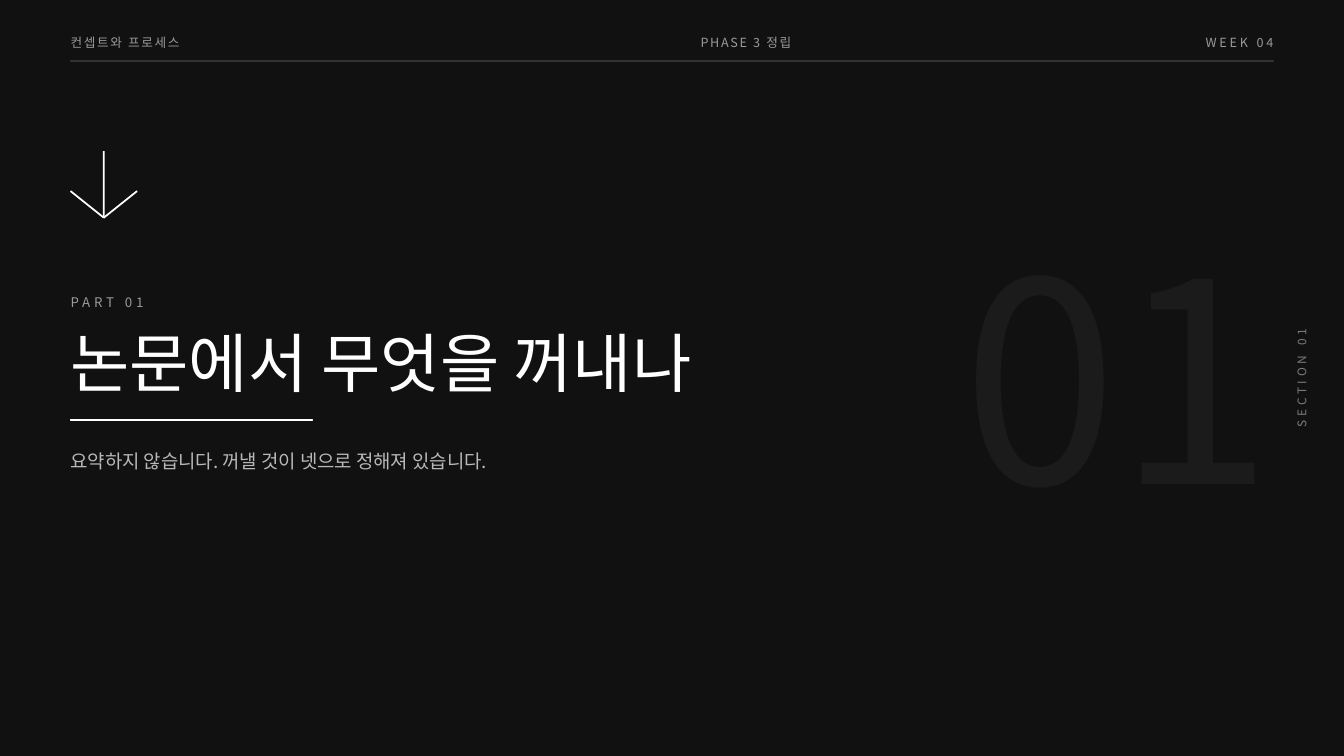
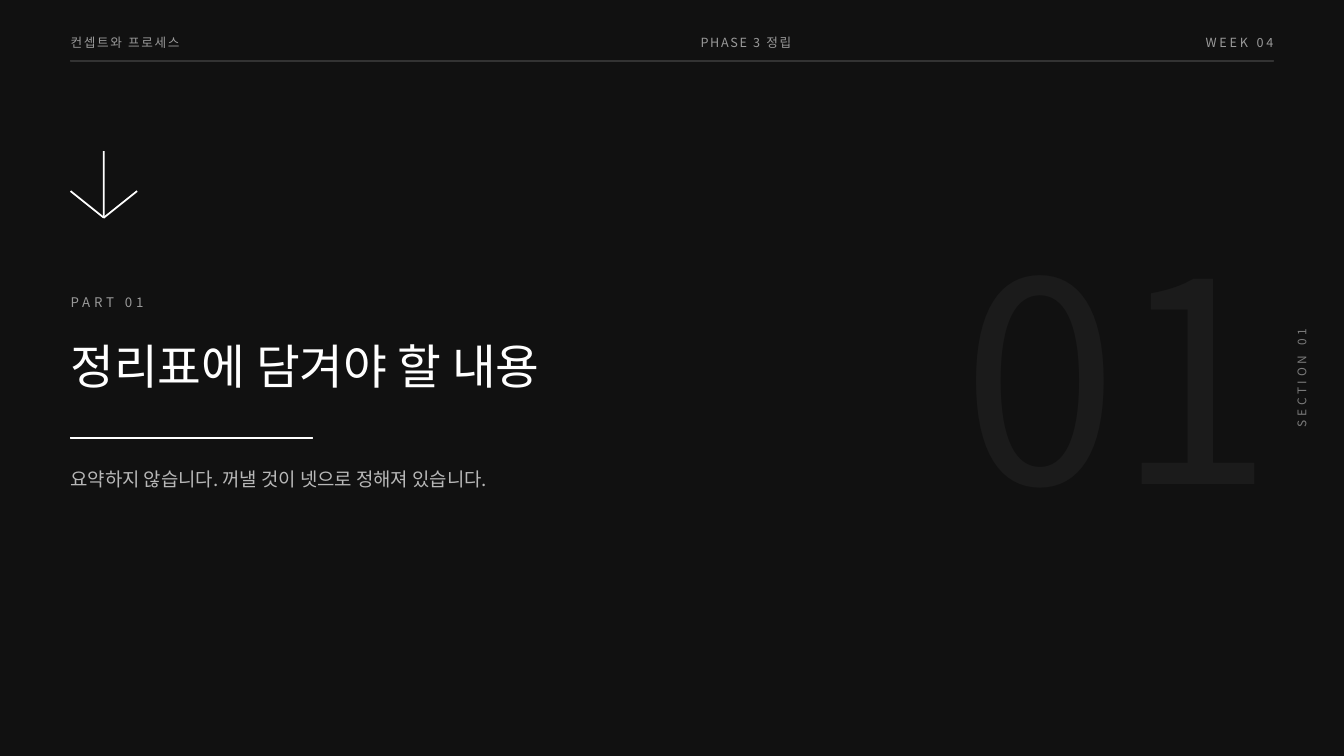
Before and after one commit to design-eng/MIN.D, a slide deck: slide 4 of dist/weeks-대학원/컨셉트와프로세스_04주차_선행연구쓰는법.pptx. Drawn at 1344x756 pixels with LibreOffice and Linux fonts; fonts in the diff are those of the drawing. Boxes give left, top, right and bottom in pixels: in the first picture for what was removed or moved away, otherwise in the second. Text is boxed around its words. In the diff, an @@ line names an element or a change of style, - is before the commit and + after.

```diff
--- a/dist/weeks-대학원/컨셉트와프로세스_04주차_선행연구쓰는법.pptx
+++ b/dist/weeks-대학원/컨셉트와프로세스_04주차_선행연구쓰는법.pptx
@@ text at bbox=[71, 344, 540, 388]: text changed; size 46 to 34 pt @@
-논문에서 무엇을 꺼내나
+정리표에 담겨야 할 내용
@@ rectangle: place and size @@
-rectangle at bbox=[71, 419, 313, 420]
+rectangle at bbox=[71, 438, 313, 439]
@@ text "요약하지 않습니다. 꺼낼 것이 넷으로 ...": place and size @@
-text "요약하지 않습니다. 꺼낼 것이 넷으로 ..." at bbox=[71, 452, 487, 470]
+text "요약하지 않습니다. 꺼낼 것이 넷으로 ..." at bbox=[71, 470, 487, 488]
```
Also in this commit, not shown: 17 other slides changed, 1 slide added, 5 other files.
